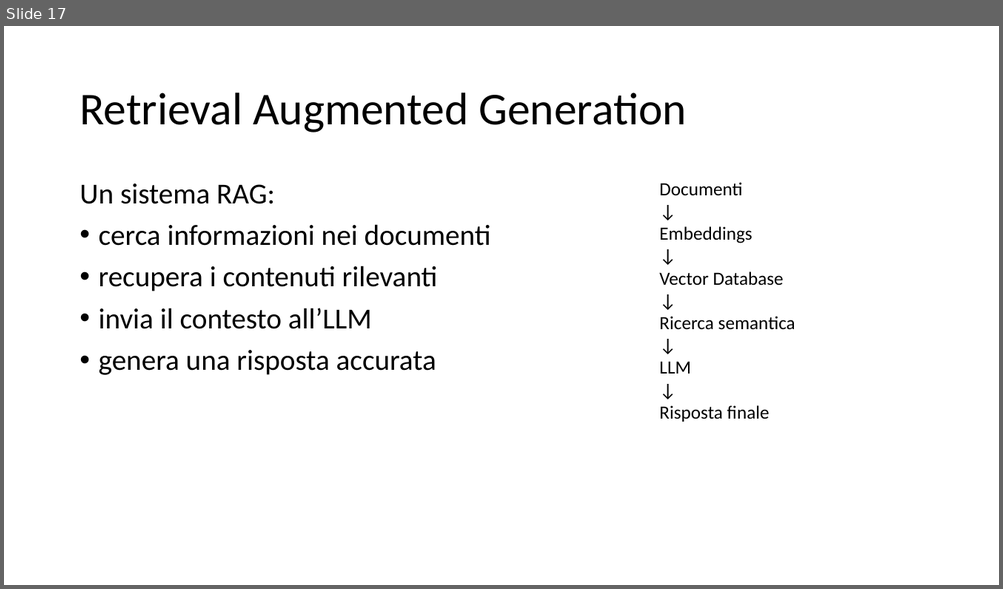
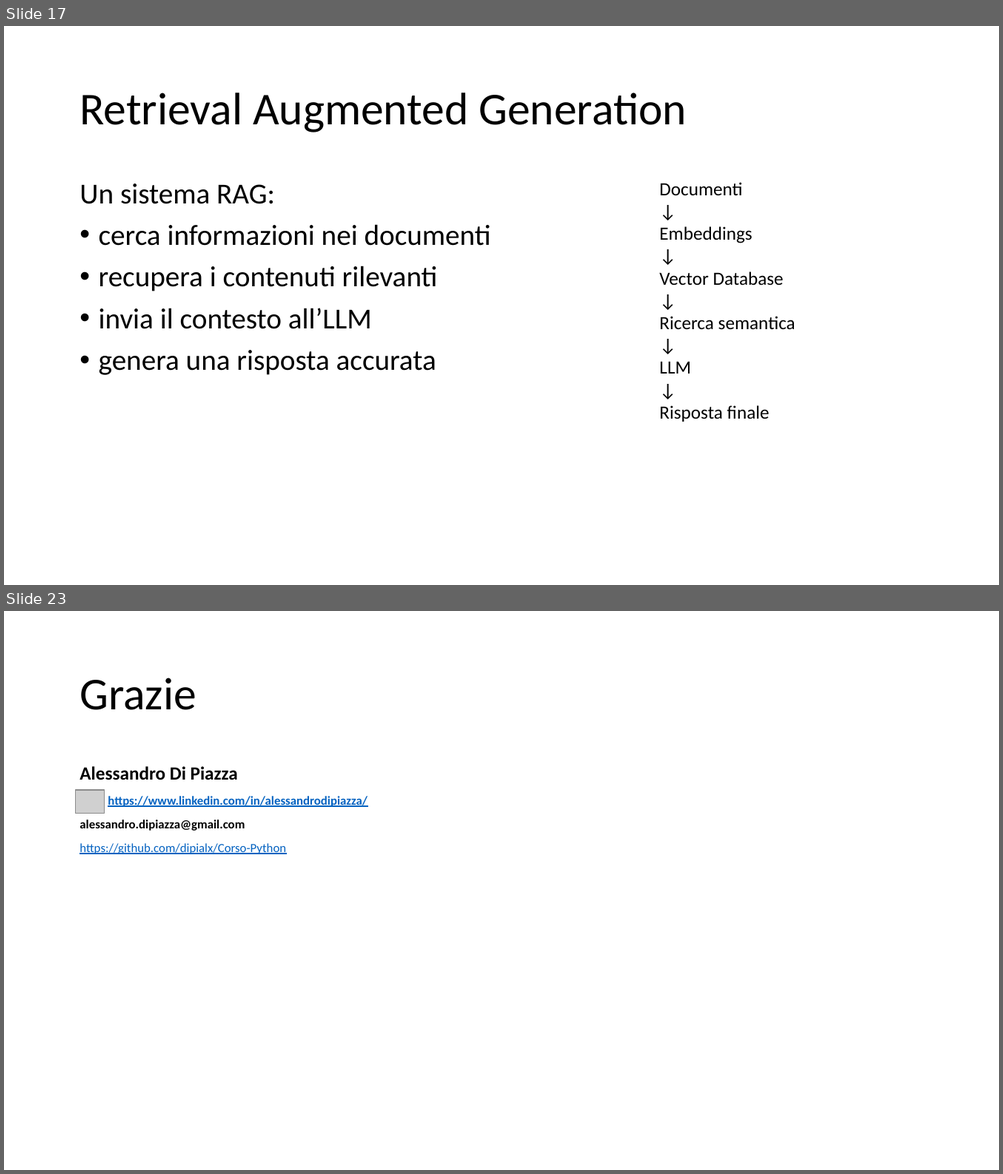
Before and after one commit to dipialx/Corso-Python, a slide deck: Lez6.pptx. Shown one above the other, each under a label of ours: slide 17 before the commit, slides 17 and 23 after it; the slides between them are not shown. The pictures are 1003x589 and 1003x1174 pixels, drawn with LibreOffice and Linux fonts; fonts in the diff are those of the drawing; grey boxes stand for pictures. Boxes give left, top, right and bottom in pixels: in the first picture for what was removed or moved away, otherwise in the second. Text is boxed around its words. In the diff, an @@ line names an element or a change of style, - is before the commit and + after.

```diff
--- a/Lez6.pptx
+++ b/Lez6.pptx
@@ slide 23 added at (4, 611, 999, 1170), background #FFFFFF @@
@@ title added at (79, 678, 196, 710), 44 pt, text #000000 @@
+Grazie
@@ text added at (79, 766, 367, 854), 12 pt, text #0563C1, bold, underline @@
+Alessandro Di Piazza
+https://www.linkedin.com/in/alessandrodipiazza/
+alessandro.dipiazza@gmail.com
+https://github.com/dipialx/Corso-Python
@@ picture added at (75, 790, 104, 813) @@
```
Also in this commit, not shown: 1 slide changed, 4 other slides added, 4 other files.
